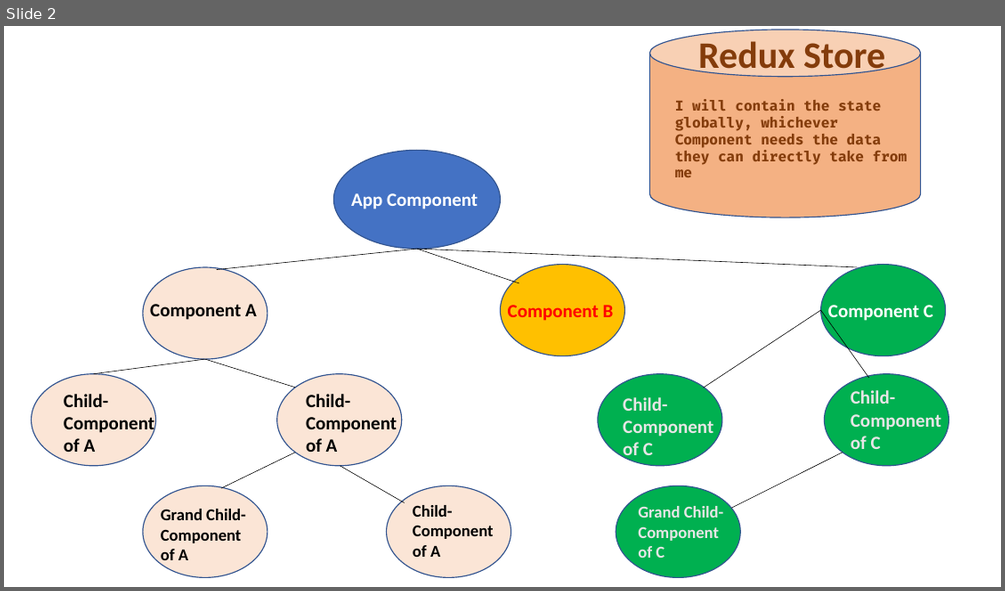
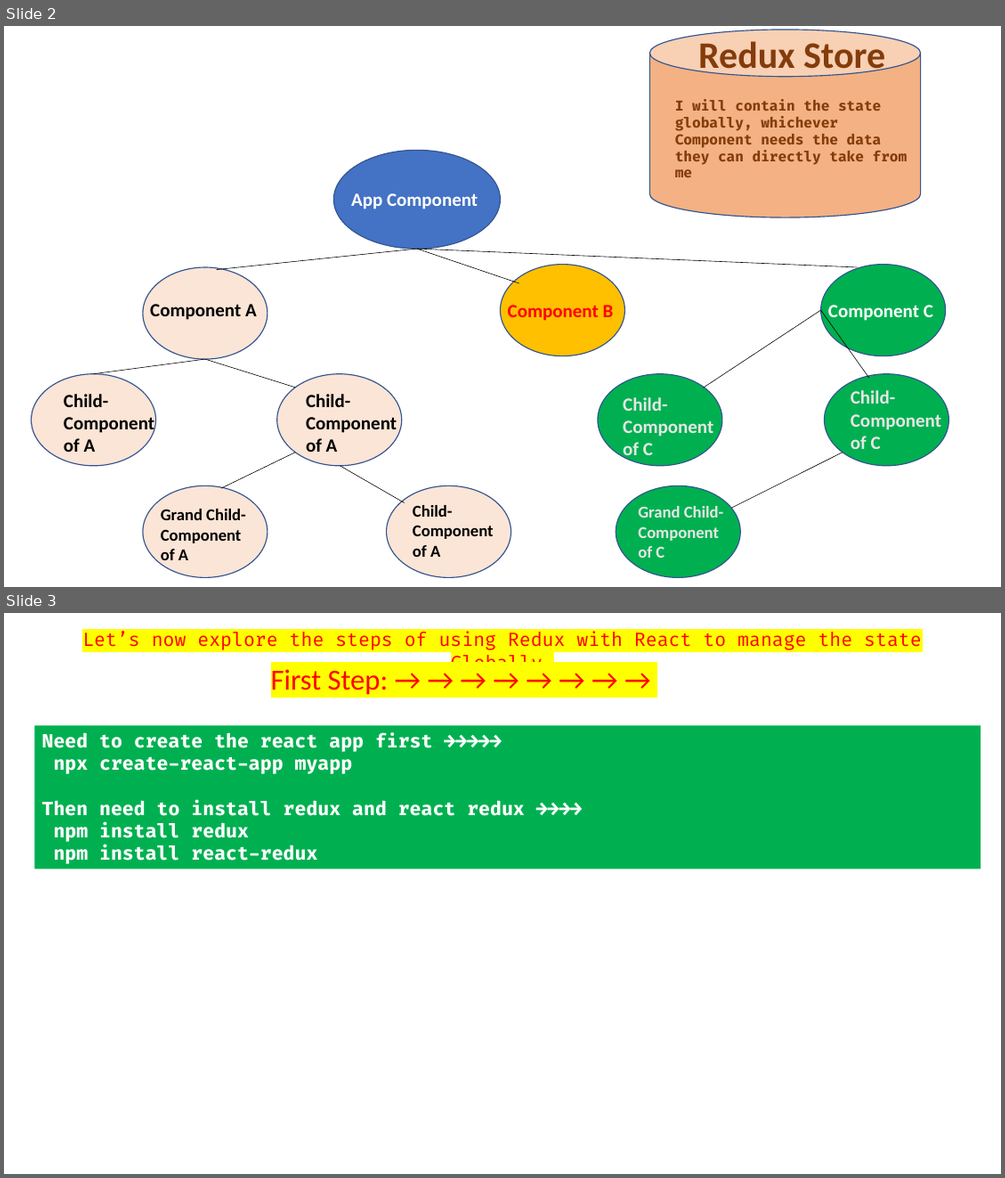
Before and after one commit to Arindam300695/My_Notes, a slide deck: React-Redux Tutorial.pptx. Shown one above the other, each under a label of ours: slide 2 before the commit, slides 2 and 3 after it. The pictures are 1005x591 and 1005x1178 pixels, drawn with LibreOffice and Linux fonts; fonts in the diff are those of the drawing. Boxes give left, top, right and bottom in pixels: in the first picture for what was removed or moved away, otherwise in the second. Text is boxed around its words. In the diff, an @@ line names an element or a change of style, - is before the commit and + after.

```diff
--- a/React-Redux Tutorial.pptx
+++ b/React-Redux Tutorial.pptx
@@ slide 3 added at bbox=[4, 613, 1001, 1174], background #FFFFFF @@
@@ text added at bbox=[82, 631, 922, 650], 18 pt, text #FF0000 @@
+Let’s now explore the steps of using Redux with React to manage the state Globally.
@@ text added at bbox=[271, 669, 388, 695], 28 pt, text #FF0000 @@
+First Step: → → → → → → → →
@@ rectangle added at bbox=[34, 725, 980, 868], fill #00B050, 18 pt, text #FFFFFF, bold @@
+Need to create the react app first →→→→→
+npx create-react-app myapp
+Then need to install redux and react redux →→→→
+npm install redux
+npm install react-redux
```
Also in this commit, not shown: 5 slides changed, 1 other file.
